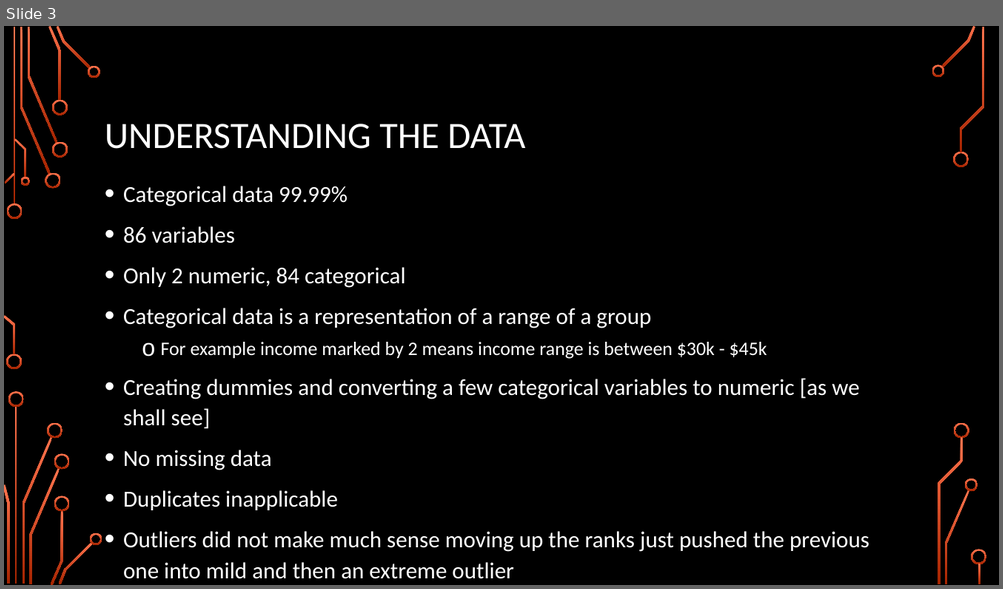
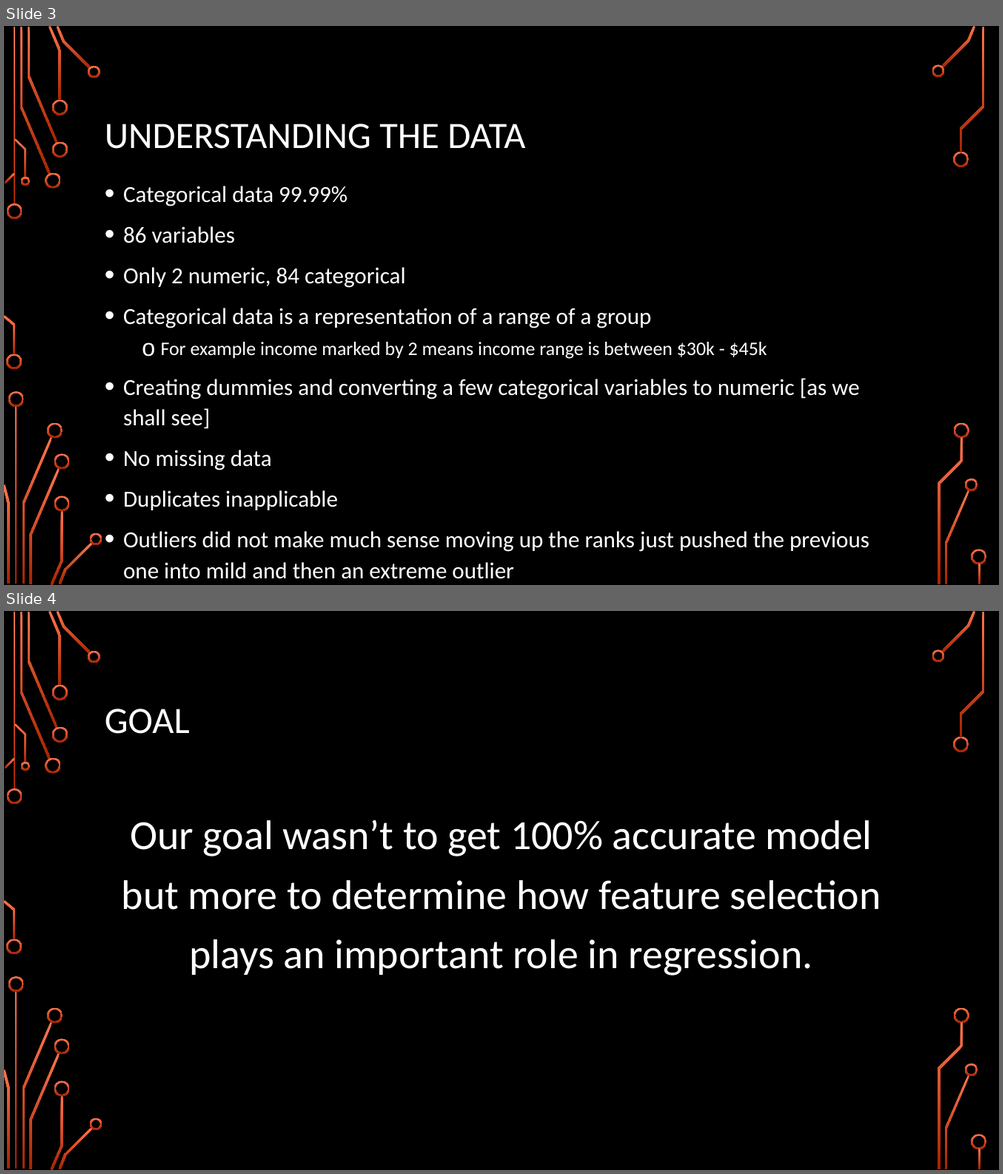
Before and after one commit to karimkhamwani/data-mining, a slide deck: Caravan.pptx. Shown one above the other, each under a label of ours: slide 3 before the commit, slides 3 and 4 after it. The pictures are 1003x589 and 1003x1174 pixels, drawn with LibreOffice and Linux fonts; fonts in the diff are those of the drawing; background and template pictures are left out. Boxes give left, top, right and bottom in pixels: in the first picture for what was removed or moved away, otherwise in the second. Text is boxed around its words. In the diff, an @@ line names an element or a change of style, - is before the commit and + after.

```diff
--- a/Caravan.pptx
+++ b/Caravan.pptx
@@ slide 4 added at [4, 611, 999, 1170], background picture (left out); not listed: 36 template elements that a slide beside it also shows @@
@@ title added at [105, 709, 190, 734], 36 pt, text #FFFFFF @@
+GOAL
@@ text added at [122, 820, 881, 976], 40 pt, text #FFFFFF @@
+Our goal wasn’t to get 100% accurate model but more to determine how feature selection plays an important role in regression.
```
Also in this commit, not shown: 7 other slides added, 4 slides removed, 1 other file.
